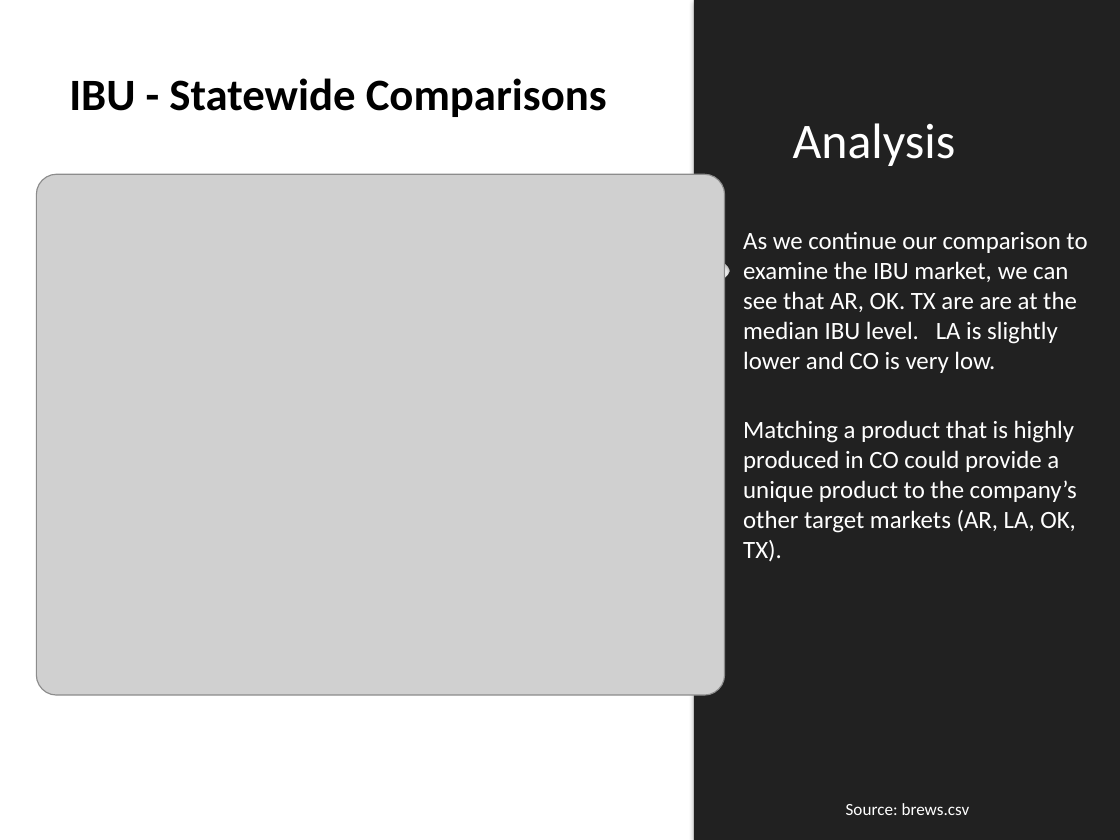
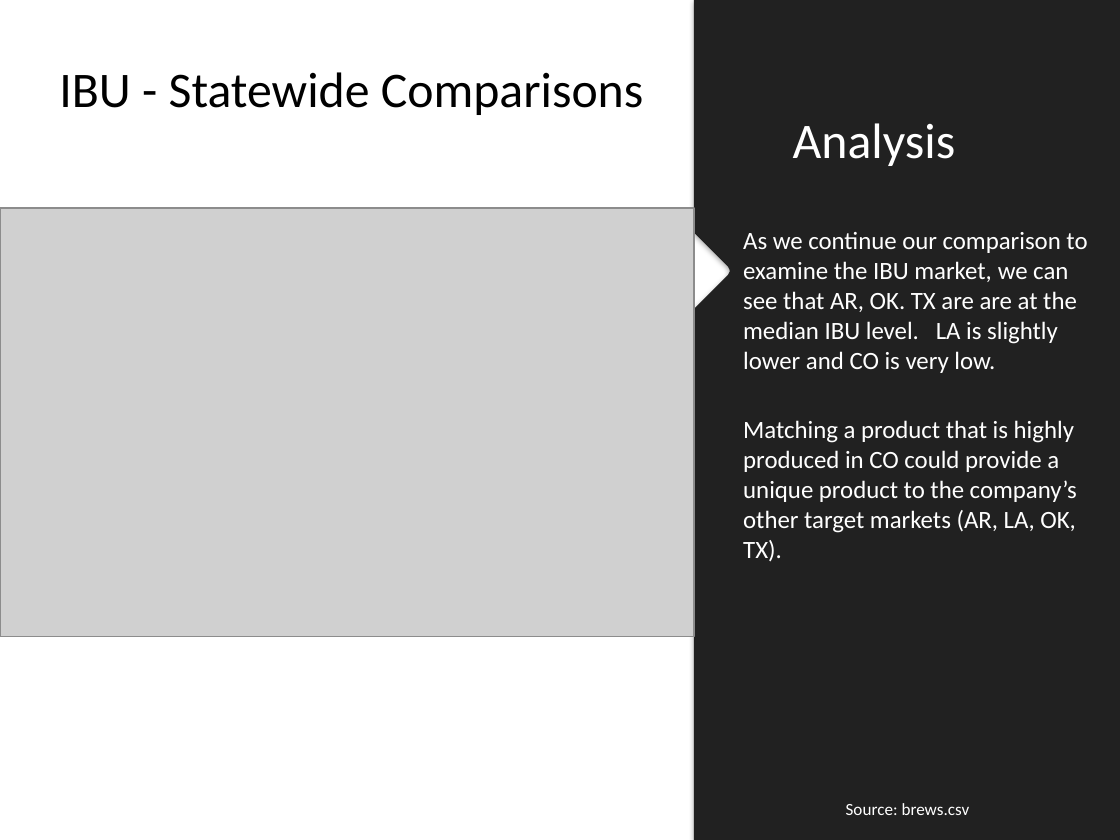
Before and after one commit to ShaneWeinstock/Case_Study_1, a slide deck: slide 9 of In Progress Files/Case_Study_1_v2[555].pptx. Drawn at 1120x840 pixels with LibreOffice and Linux fonts; fonts in the diff are those of the drawing; grey boxes stand for pictures. Boxes give left, top, right and bottom in pixels: in the first picture for what was removed or moved away, otherwise in the second. Text is boxed around its words. In the diff, an @@ line names an element or a change of style, - is before the commit and + after.

```diff
--- a/In Progress Files/Case_Study_1_v2[555].pptx
+++ b/In Progress Files/Case_Study_1_v2[555].pptx
@@ title "IBU - Statewide Comparisons" at <box>59,72,644,115</box>: size 28.8 to 32 pt, bold off @@
@@ picture: place and size @@
-picture at <box>36,175,724,696</box>
+picture at <box>0,208,694,636</box>
```
Also in this commit, not shown: 7 other slides changed.
